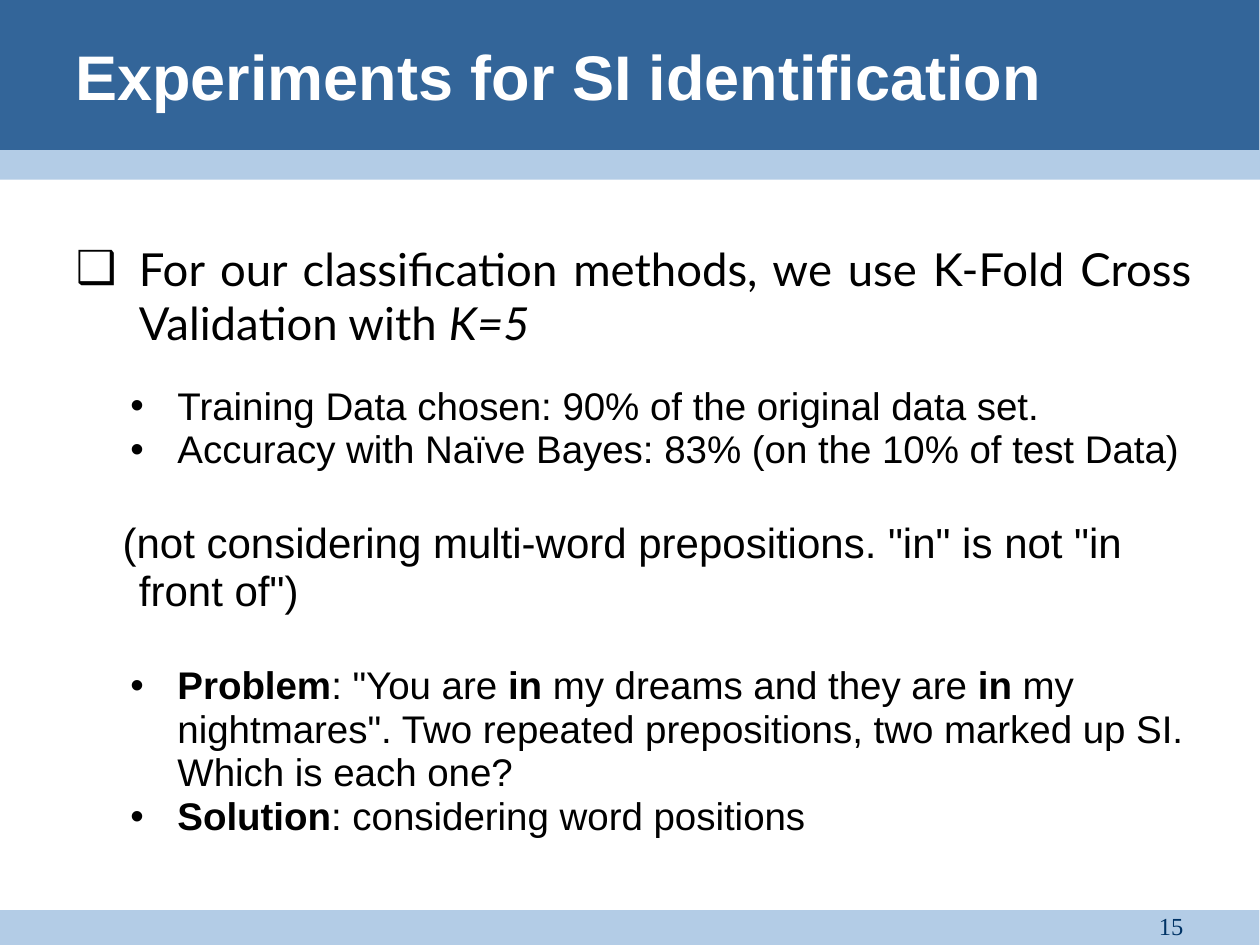
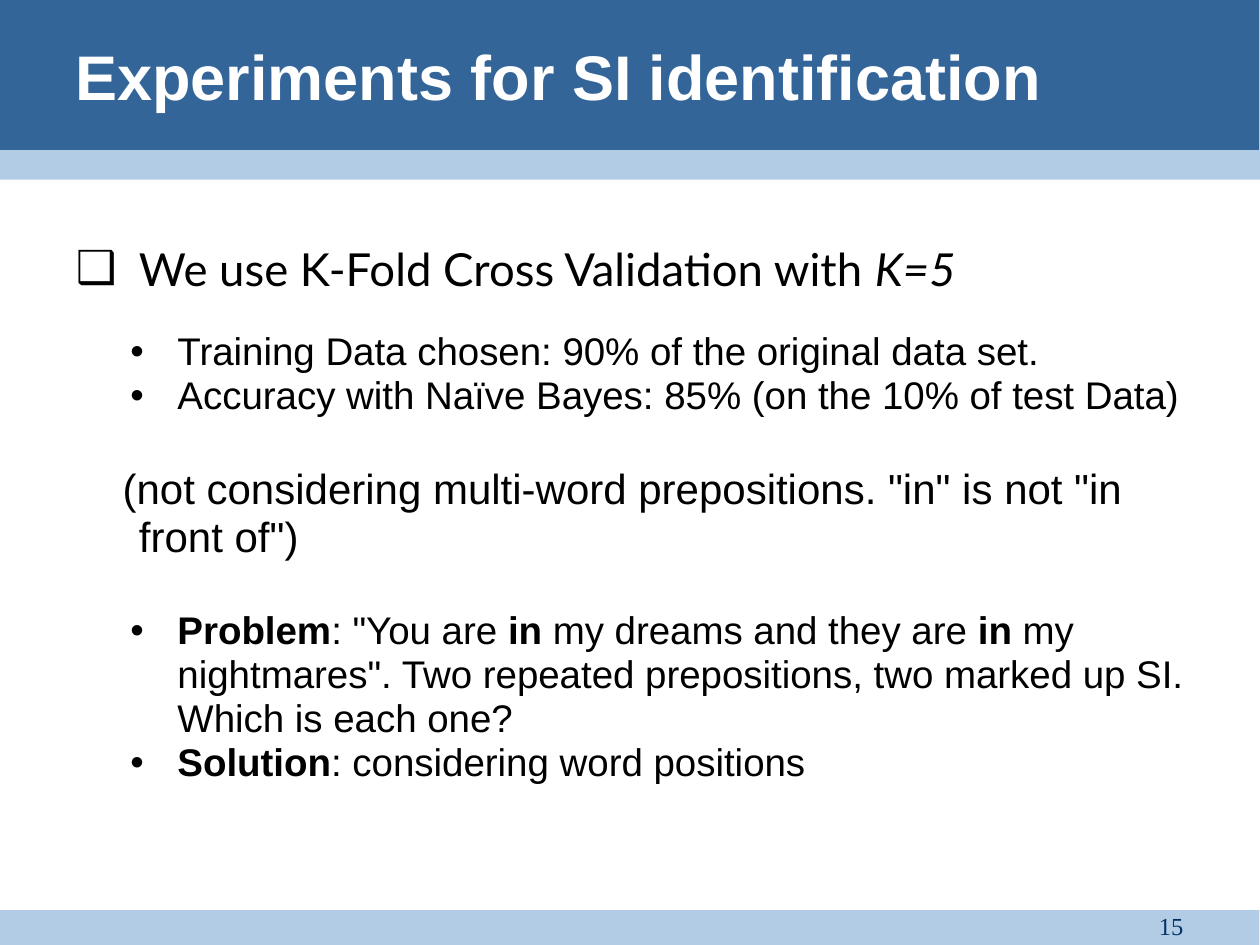
Before and after one commit to satvikg/pln-pmt-pract, a slide deck: slide 15 of SpatialRoleLabeling/doc/Group presentation.ppt. Drawn at 1260x945 pixels with LibreOffice and Linux fonts; fonts in the diff are those of the drawing. Boxes give left, top, right and bottom in pixels: in the first picture for what was removed or moved away, otherwise in the second. Text is boxed around its words. In the diff, an @@ line names an element or a change of style, - is before the commit and + after.

```diff
--- a/SpatialRoleLabeling/doc/Group presentation.ppt
+++ b/SpatialRoleLabeling/doc/Group presentation.ppt
@@ text at [139,252,956,287]: text changed @@
-❑ For our classification methods, we use K-Fold Cross Validation with K=5
+❑ We use K-Fold Cross Validation with K=5
@@ text at [177,381,1179,416]: text changed @@
-  • Accuracy with Naïve Bayes: 83% (on the 10% of test Data)
+  • Accuracy with Naïve Bayes: 85% (on the 10% of test Data)
```
Also in this commit, not shown: 5 other slides changed, 3 slides added, 1 slide removed, 1 other file.
